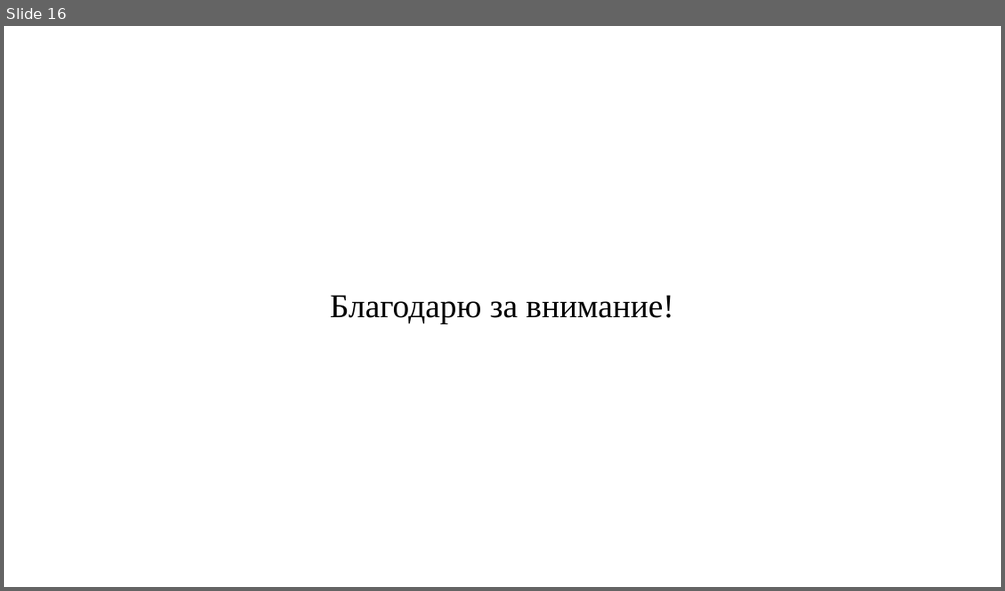
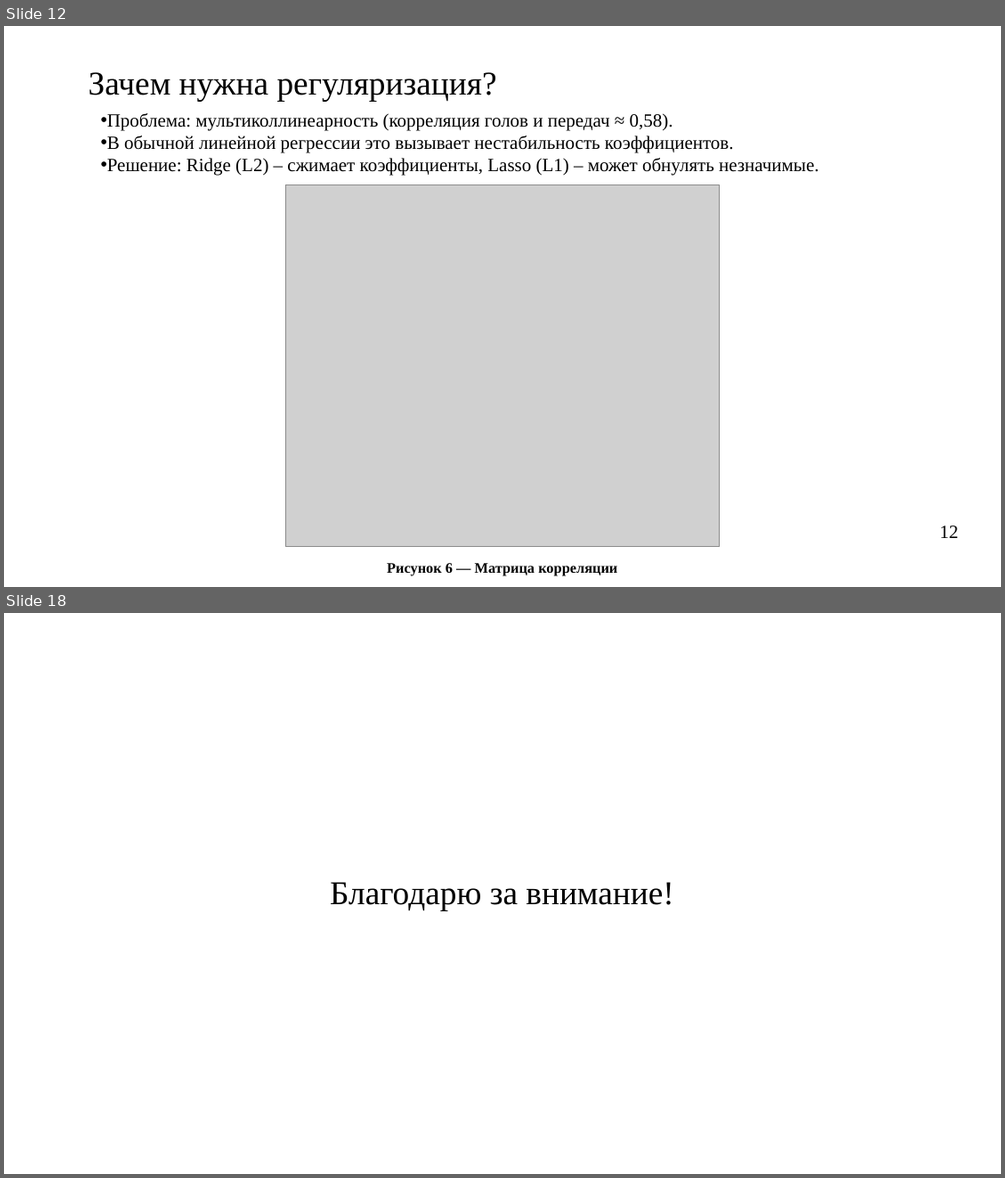
Before and after one commit to Kirill010/RTU-MIREA, a slide deck: 4 курс/8 семестр/Преддипломная практика/010304_22И1429_Ким_КС_презентация_предзащита.pptx. Shown one above the other, each under a label of ours: slide 16 before the commit, slides 12 and 18 after it; the slides between them are not shown. The pictures are 1005x591 and 1005x1178 pixels, drawn with LibreOffice and Linux fonts; fonts in the diff are those of the drawing; grey boxes stand for pictures. Boxes give left, top, right and bottom in pixels: in the first picture for what was removed or moved away, otherwise in the second. Text is boxed around its words. In the diff, an @@ line names an element or a change of style, - is before the commit and + after.

```diff
--- a/4 курс/8 семестр/Преддипломная практика/010304_22И1429_Ким_КС_презентация_предзащита.pptx
+++ b/4 курс/8 семестр/Преддипломная практика/010304_22И1429_Ким_КС_презентация_предзащита.pptx
@@ slide 12 added at (x1=4, y1=26, x2=1001, y2=587), background #FFFFFF @@
@@ text added at (x1=89, y1=72, x2=497, y2=101), 32 pt, text #000000 @@
+Зачем нужна регуляризация?
@@ text added at (x1=107, y1=113, x2=818, y2=176), 18 pt, text #000000 @@
+• Проблема: мультиколлинеарность (корреляция голов и передач ≈ 0,58).
+• В обычной линейной регрессии это вызывает нестабильность коэффициентов.
+• Решение: Ridge (L2) – сжимает коэффициенты, Lasso (L1) – может обнулять незначимые.
@@ picture added at (x1=285, y1=184, x2=720, y2=547) @@
@@ text added at (x1=939, y1=525, x2=958, y2=538), 18 pt, text #000000 @@
+12
@@ text added at (x1=387, y1=563, x2=617, y2=576), 14 pt, text #000000, bold @@
+Рисунок 6 — Матрица корреляции
@@ what was slide 16 is now slide 18 @@
```
Also in this commit, not shown: 8 slides changed, 2 other slides added, 6 other files.
